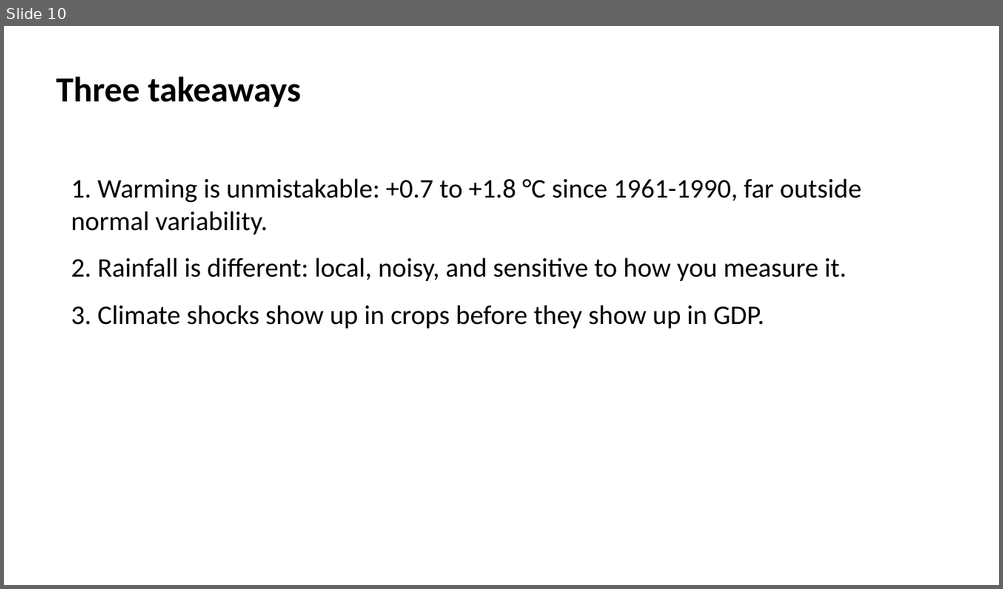
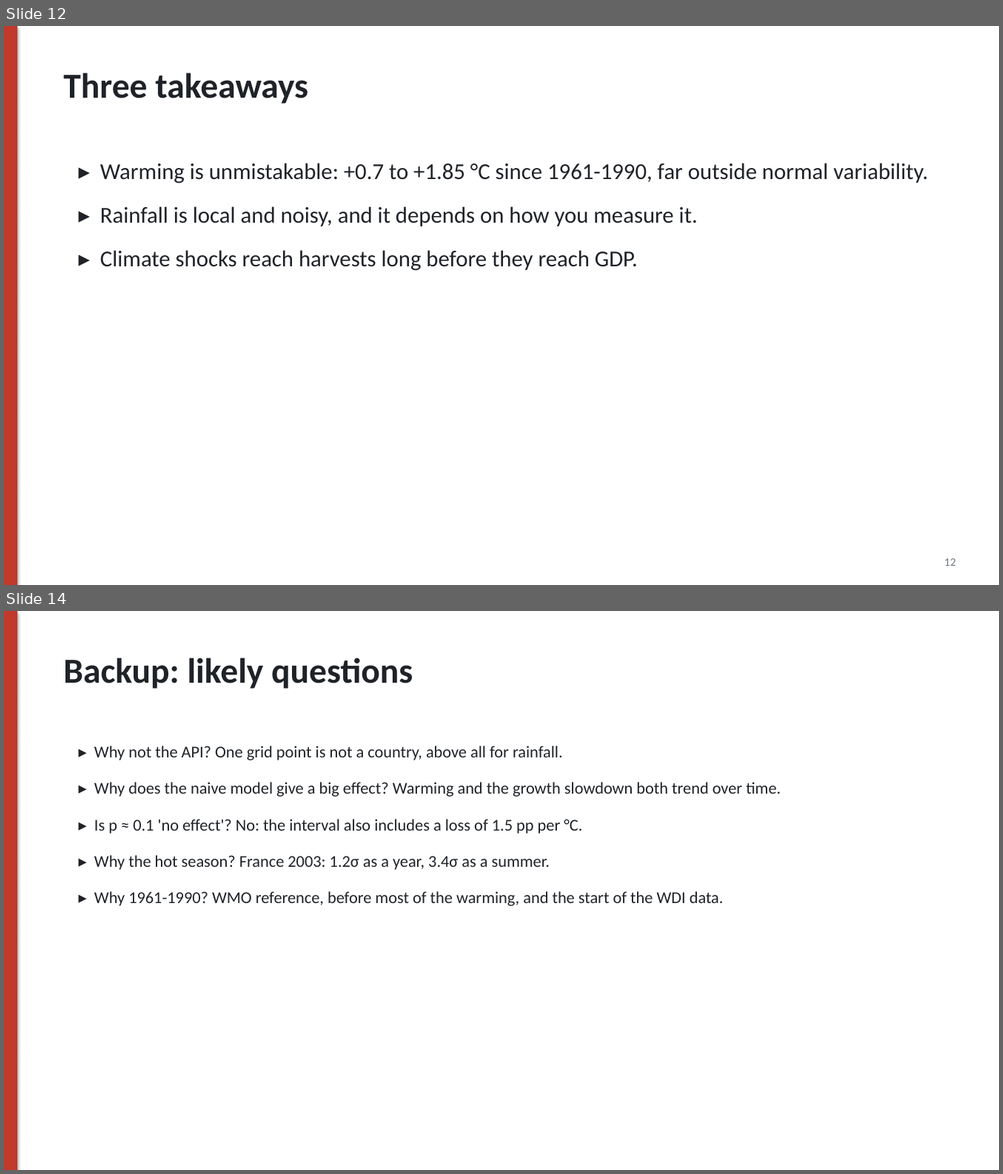
Before and after one commit to Polluxgnr/Environemental-economics-, a slide deck: presentation/Track1_presentation.pptx. Shown one above the other, each under a label of ours: slide 10 before the commit, slides 12 and 14 after it; the slides between them are not shown. The pictures are 1003x589 and 1003x1174 pixels, drawn with LibreOffice and Linux fonts; fonts in the diff are those of the drawing. Boxes give left, top, right and bottom in pixels: in the first picture for what was removed or moved away, otherwise in the second. Text is boxed around its words. In the diff, an @@ line names an element or a change of style, - is before the commit and + after.

```diff
--- a/presentation/Track1_presentation.pptx
+++ b/presentation/Track1_presentation.pptx
@@ slide 14 added at box(4, 611, 999, 1170), background #FFFFFF @@
@@ rectangle added at box(4, 611, 17, 1170), fill #C0392B @@
@@ text added at box(63, 658, 412, 689), 34 pt, text #1F2328, bold @@
+Backup: likely questions
@@ text added at box(94, 746, 780, 906), 16 pt, text #1F2328 @@
+▸ Why not the API? One grid point is not a country, above all for rainfall.
+▸ Why does the naive model give a big effect? Warming and the growth slowdown both trend over time.
+▸ Is p ≈ 0.1 'no effect'? No: the interval also includes a loss of 1.5 pp per °C.
+▸ Why the hot season? France 2003: 1.2σ as a year, 3.4σ as a summer.
+▸ Why 1961-1990? WMO reference, before most of the warming, and the start of the WDI data.
@@ what was slide 10 is now slide 12 @@
@@ slide 12 changed as well @@
@@ rectangle added at box(4, 26, 17, 585), fill #C0392B @@
@@ text "Three takeaways": place and size @@
-text "Three takeaways" at box(56, 76, 301, 107)
+text "Three takeaways" at box(63, 73, 308, 104)
@@ text "Three takeaways" at box(63, 73, 308, 104): text colour #000000 to #1F2328 @@
@@ text at box(100, 163, 928, 271): text changed; size 26 to 22 pt; text colour #000000 to #1F2328 @@
-1. Warming is unmistakable: +0.7 to +1.8 °C since 1961-1990, far outside normal variability.
-2. Rainfall is different: local, noisy, and sensitive to how you measure it.
-3. Climate shocks show up in crops before they show up in GDP.
+▸ Warming is unmistakable: +0.7 to +1.85 °C since 1961-1990, far outside normal variability.
+▸ Rainfall is local and noisy, and it depends on how you measure it.
+▸ Climate shocks reach harvests long before they reach GDP.
@@ text added at box(944, 559, 956, 566), 11 pt, text #6E7781 @@
+12
```
Also in this commit, not shown: 1 other slide changed, 11 other slides added, 10 slides removed, 21 other files.
